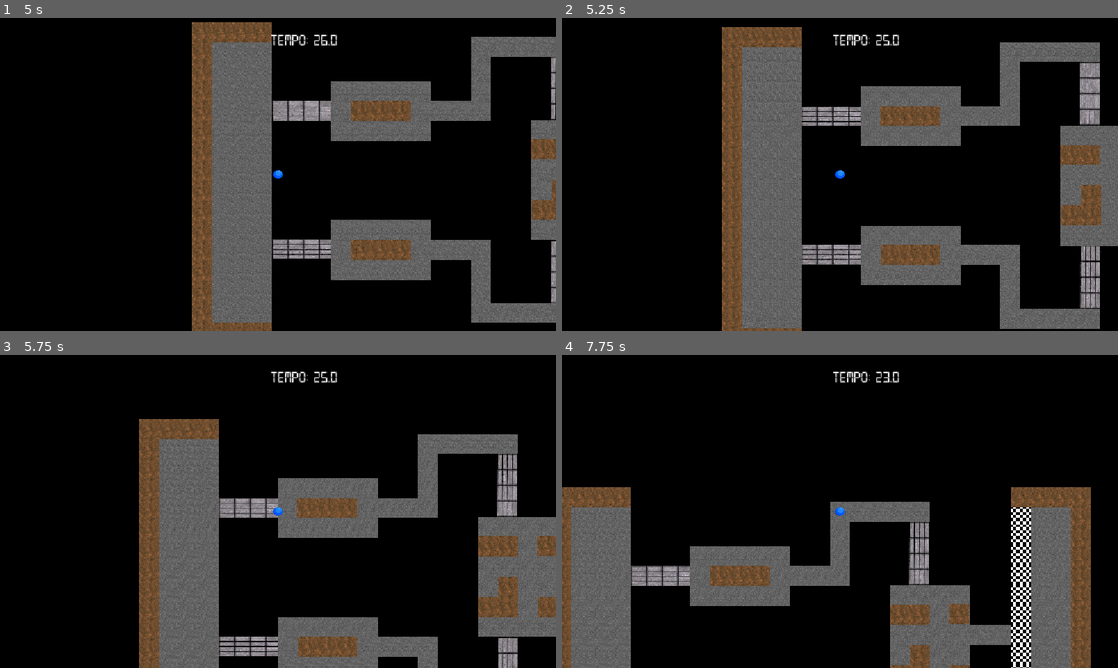
Above: before the commit, frames 1-4 (two rows, left to right).
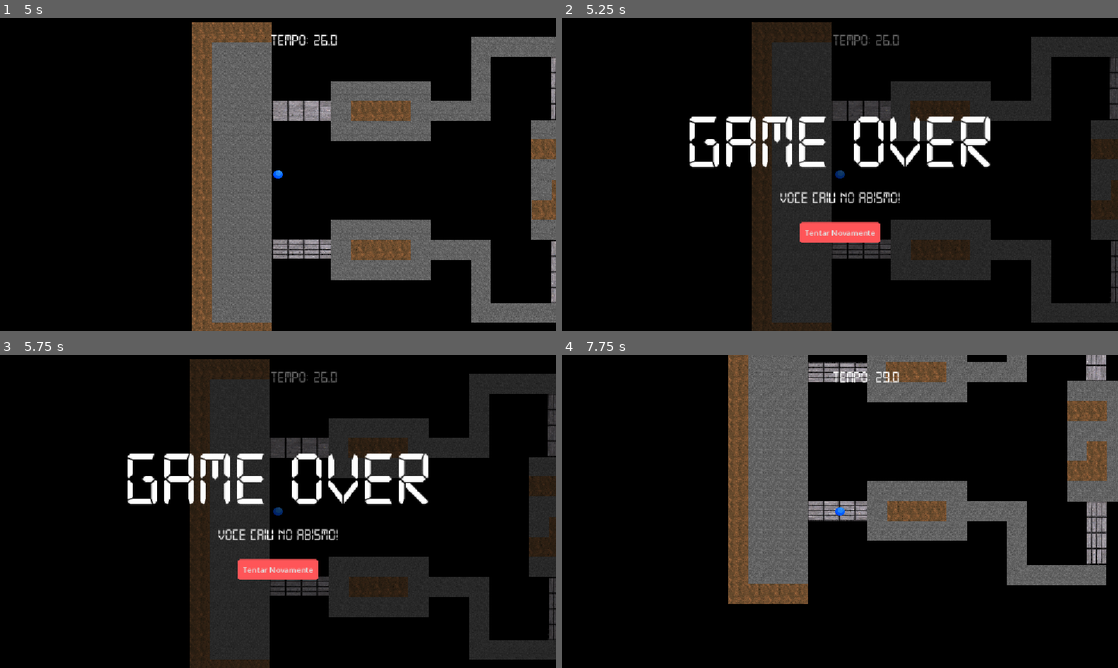
Above: after the commit, the same moments.

Repository: viniciusbaylet/DCC148-DesenvolvimentoJogos
Game: Godot game, scene res://scenes/main.tscn
Same seed, same stepped clock (60 frames per second), same inputs: the game is played once before the commit and once after it. The project has no main scene, so this scene is started directly.
Inputs (mouse positions are in pixels of both pictures, inside the frame that each line leads up to):
- Up to frame 1 (5 s): tap Enter at 0.5, 3.5 s; hold W (move_up) 0.53-2.03 s; hold A (move_left) 2.03-3.53 s; tap Space at 2.75 s; hold S (move_down) 3.53-4.28 s; hold D (move_right) from 4.28 s (still down)
- Up to frame 2 (5.25 s): release D (move_right) at 5.03 s; hold W (move_up) from 5.03 s (still down)
- Up to frame 3 (5.75 s): keep holding W (move_up)
- Up to frame 4 (7.75 s): release W (move_up) at 5.75 s; click (840, 570) at 5.75 s, where only the run after the commit has a clickable "Tentar Novamente"; hold D (move_right) from 6.53 s (still down)

Frame 1 is identical in both runs. In frame 2, 44% of the frame differs, in the area x 22-100%, y 1-100%; in frame 3, 51%; in frame 4, 45%.

Commit message:
feat: creat abyss regions

Diff:
--- /dev/null
+++ b/Trabalho1/scenes/abismo.tscn
@@ -0,0 +1,16 @@
+[gd_scene format=3 uid="uid://ca1c2yahavtjh"]
+
+[ext_resource type="Script" uid="uid://b6gujgm8361pw" path="res://scripts/abismo.gd" id="1_oad7n"]
+
+[sub_resource type="RectangleShape2D" id="RectangleShape2D_h0jfm"]
+size = Vector2(30, 46)
+
+[node name="Abismo" type="Area2D" unique_id=784958076]
+script = ExtResource("1_oad7n")
+
+[node name="Sprite2D" type="Sprite2D" parent="." unique_id=1159622532]
+
+[node name="CollisionShape2D" type="CollisionShape2D" parent="." unique_id=1087306030]
+shape = SubResource("RectangleShape2D_h0jfm")
+
+[connection signal="body_entered" from="." to="." method="_on_body_entered"]
--- a/Trabalho1/scenes/pista.tscn
+++ b/Trabalho1/scenes/pista.tscn
@@ -4,6 +4,7 @@
 [ext_resource type="PackedScene" uid="uid://ddguiwalija2c" path="res://scenes/rampa.tscn" id="2_itl16"]
 [ext_resource type="PackedScene" uid="uid://bsmx6s1uk1mub" path="res://scenes/parede.tscn" id="3_erodb"]
 [ext_resource type="PackedScene" uid="uid://ccg62hrpjsbl1" path="res://scenes/linha_chegada.tscn" id="4_itl16"]
+[ext_resource type="PackedScene" uid="uid://ca1c2yahavtjh" path="res://scenes/abismo.tscn" id="5_erodb"]
 
 [node name="Pista" type="Node2D" unique_id=1142610319]
 
@@ -704,3 +705,453 @@
 
 [node name="LinhaChegada9" parent="." unique_id=1075662700 instance=ExtResource("4_itl16")]
 position = Vector2(1037, 23)
+
+[node name="Abismo" parent="." unique_id=784958076 instance=ExtResource("5_erodb")]
+position = Vector2(176, 545)
+
+[node name="Abismo27" parent="." unique_id=1204414467 instance=ExtResource("5_erodb")]
+position = Vector2(206, 545)
+
+[node name="Abismo28" parent="." unique_id=575485743 instance=ExtResource("5_erodb")]
+position = Vector2(236, 545)
+
+[node name="Abismo29" parent="." unique_id=1185393204 instance=ExtResource("5_erodb")]
+position = Vector2(236, 591)
+
+[node name="Abismo30" parent="." unique_id=890786430 instance=ExtResource("5_erodb")]
+position = Vector2(266, 593)
+
+[node name="Abismo31" parent="." unique_id=1154947188 instance=ExtResource("5_erodb")]
+position = Vector2(296, 593)
+
+[node name="Abismo32" parent="." unique_id=668949775 instance=ExtResource("5_erodb")]
+position = Vector2(326, 593)
+
+[node name="Abismo33" parent="." unique_id=205327528 instance=ExtResource("5_erodb")]
+position = Vector2(356, 593)
+
+[node name="Abismo34" parent="." unique_id=1936939822 instance=ExtResource("5_erodb")]
+position = Vector2(386, 593)
+
+[node name="Abismo35" parent="." unique_id=1808727493 instance=ExtResource("5_erodb")]
+position = Vector2(416, 593)
+
+[node name="Abismo36" parent="." unique_id=970162047 instance=ExtResource("5_erodb")]
+position = Vector2(446, 593)
+
+[node name="Abismo37" parent="." unique_id=421271807 instance=ExtResource("5_erodb")]
+position = Vector2(476, 593)
+
+[node name="Abismo38" parent="." unique_id=1197517598 instance=ExtResource("5_erodb")]
+position = Vector2(506, 593)
+
+[node name="Abismo39" parent="." unique_id=286781556 instance=ExtResource("5_erodb")]
+position = Vector2(536, 593)
+
+[node name="Abismo43" parent="." unique_id=1198249776 instance=ExtResource("5_erodb")]
+position = Vector2(266, 363)
+
+[node name="Abismo44" parent="." unique_id=1704464351 instance=ExtResource("5_erodb")]
+position = Vector2(296, 363)
+
+[node name="Abismo45" parent="." unique_id=574866287 instance=ExtResource("5_erodb")]
+position = Vector2(326, 363)
+
+[node name="Abismo46" parent="." unique_id=796211591 instance=ExtResource("5_erodb")]
+position = Vector2(356, 363)
+
+[node name="Abismo47" parent="." unique_id=1559575270 instance=ExtResource("5_erodb")]
+position = Vector2(386, 363)
+
+[node name="Abismo48" parent="." unique_id=2061356356 instance=ExtResource("5_erodb")]
+position = Vector2(416, 363)
+
+[node name="Abismo49" parent="." unique_id=1882906711 instance=ExtResource("5_erodb")]
+position = Vector2(446, 363)
+
+[node name="Abismo50" parent="." unique_id=377712747 instance=ExtResource("5_erodb")]
+position = Vector2(476, 363)
+
+[node name="Abismo51" parent="." unique_id=678984632 instance=ExtResource("5_erodb")]
+position = Vector2(506, 363)
+
+[node name="Abismo52" parent="." unique_id=312556365 instance=ExtResource("5_erodb")]
+position = Vector2(536, 363)
+
+[node name="Abismo96" parent="." unique_id=626552943 instance=ExtResource("5_erodb")]
+position = Vector2(327, 273)
+
+[node name="Abismo97" parent="." unique_id=1082793373 instance=ExtResource("5_erodb")]
+position = Vector2(357, 273)
+
+[node name="Abismo98" parent="." unique_id=2098338888 instance=ExtResource("5_erodb")]
+position = Vector2(387, 273)
+
+[node name="Abismo99" parent="." unique_id=1835539632 instance=ExtResource("5_erodb")]
+position = Vector2(417, 273)
+
+[node name="Abismo100" parent="." unique_id=350276753 instance=ExtResource("5_erodb")]
+position = Vector2(447, 273)
+
+[node name="Abismo101" parent="." unique_id=35075793 instance=ExtResource("5_erodb")]
+position = Vector2(477, 273)
+
+[node name="Abismo102" parent="." unique_id=1140879317 instance=ExtResource("5_erodb")]
+position = Vector2(507, 273)
+
+[node name="Abismo103" parent="." unique_id=1974461247 instance=ExtResource("5_erodb")]
+position = Vector2(537, 273)
+
+[node name="Abismo104" parent="." unique_id=1436774977 instance=ExtResource("5_erodb")]
+position = Vector2(541, 227)
+
+[node name="Abismo105" parent="." unique_id=1249115930 instance=ExtResource("5_erodb")]
+position = Vector2(571, 227)
+
+[node name="Abismo56" parent="." unique_id=2025914532 instance=ExtResource("5_erodb")]
+position = Vector2(266, 49)
+
+[node name="Abismo57" parent="." unique_id=453616351 instance=ExtResource("5_erodb")]
+position = Vector2(296, 49)
+
+[node name="Abismo58" parent="." unique_id=1266770515 instance=ExtResource("5_erodb")]
+position = Vector2(326, 49)
+
+[node name="Abismo59" parent="." unique_id=1931498922 instance=ExtResource("5_erodb")]
+position = Vector2(356, 49)
+
+[node name="Abismo60" parent="." unique_id=1877195563 instance=ExtResource("5_erodb")]
+position = Vector2(386, 49)
+
+[node name="Abismo61" parent="." unique_id=185019572 instance=ExtResource("5_erodb")]
+position = Vector2(416, 49)
+
+[node name="Abismo62" parent="." unique_id=1120078265 instance=ExtResource("5_erodb")]
+position = Vector2(446, 49)
+
+[node name="Abismo63" parent="." unique_id=1127125611 instance=ExtResource("5_erodb")]
+position = Vector2(476, 49)
+
+[node name="Abismo64" parent="." unique_id=1348780045 instance=ExtResource("5_erodb")]
+position = Vector2(506, 49)
+
+[node name="Abismo65" parent="." unique_id=1229917572 instance=ExtResource("5_erodb")]
+position = Vector2(536, 49)
+
+[node name="Abismo71" parent="." unique_id=549360629 instance=ExtResource("5_erodb")]
+position = Vector2(541, 95)
+
+[node name="Abismo72" parent="." unique_id=620937925 instance=ExtResource("5_erodb")]
+position = Vector2(561, 95)
+
+[node name="Abismo73" parent="." unique_id=419407987 instance=ExtResource("5_erodb")]
+position = Vector2(561, 49)
+
+[node name="Abismo74" parent="." unique_id=1576043718 instance=ExtResource("5_erodb")]
+position = Vector2(561, 3)
+
+[node name="Abismo75" parent="." unique_id=2119188109 instance=ExtResource("5_erodb")]
+position = Vector2(561, -43)
+
+[node name="Abismo76" parent="." unique_id=698796808 instance=ExtResource("5_erodb")]
+position = Vector2(591, -56)
+
+[node name="Abismo77" parent="." unique_id=2016849519 instance=ExtResource("5_erodb")]
+position = Vector2(621, -56)
+
+[node name="Abismo78" parent="." unique_id=1898596889 instance=ExtResource("5_erodb")]
+position = Vector2(651, -56)
+
+[node name="Abismo79" parent="." unique_id=552175680 instance=ExtResource("5_erodb")]
+position = Vector2(681, -56)
+
+[node name="Abismo80" parent="." unique_id=2087351093 instance=ExtResource("5_erodb")]
+position = Vector2(711, -56)
+
+[node name="Abismo81" parent="." unique_id=74867101 instance=ExtResource("5_erodb")]
+position = Vector2(741, -56)
+
+[node name="Abismo82" parent="." unique_id=145124329 instance=ExtResource("5_erodb")]
+position = Vector2(771, -56)
+
+[node name="Abismo83" parent="." unique_id=829134533 instance=ExtResource("5_erodb")]
+position = Vector2(801, -56)
+
+[node name="Abismo84" parent="." unique_id=808796870 instance=ExtResource("5_erodb")]
+position = Vector2(831, -56)
+
+[node name="Abismo85" parent="." unique_id=411444149 instance=ExtResource("5_erodb")]
+position = Vector2(861, -56)
+
+[node name="Abismo131" parent="." unique_id=1909745431 instance=ExtResource("5_erodb")]
+position = Vector2(650, 690)
+
+[node name="Abismo132" parent="." unique_id=1808345759 instance=ExtResource("5_erodb")]
+position = Vector2(680, 690)
+
+[node name="Abismo133" parent="." unique_id=360591988 instance=ExtResource("5_erodb")]
+position = Vector2(710, 690)
+
+[node name="Abismo134" parent="." unique_id=92841435 instance=ExtResource("5_erodb")]
+position = Vector2(740, 690)
+
+[node name="Abismo135" parent="." unique_id=1556779720 instance=ExtResource("5_erodb")]
+position = Vector2(770, 690)
+
+[node name="Abismo136" parent="." unique_id=552377436 instance=ExtResource("5_erodb")]
+position = Vector2(800, 690)
+
+[node name="Abismo137" parent="." unique_id=1264655995 instance=ExtResource("5_erodb")]
+position = Vector2(830, 690)
+
+[node name="Abismo138" parent="." unique_id=808344099 instance=ExtResource("5_erodb")]
+position = Vector2(860, 690)
+
+[node name="Abismo139" parent="." unique_id=1112445521 instance=ExtResource("5_erodb")]
+position = Vector2(866, 657)
+
+[node name="Abismo2" parent="." unique_id=90997205 instance=ExtResource("5_erodb")]
+position = Vector2(176, 591)
+
+[node name="Abismo3" parent="." unique_id=1579459743 instance=ExtResource("5_erodb")]
+position = Vector2(176, 637)
+
+[node name="Abismo12" parent="." unique_id=342070673 instance=ExtResource("5_erodb")]
+position = Vector2(866, 533)
+
+[node name="Abismo140" parent="." unique_id=1955849642 instance=ExtResource("5_erodb")]
+position = Vector2(866, 501)
+
+[node name="Abismo141" parent="." unique_id=1531627301 instance=ExtResource("5_erodb")]
+position = Vector2(896, 501)
+
+[node name="Abismo142" parent="." unique_id=859420504 instance=ExtResource("5_erodb")]
+position = Vector2(926, 501)
+
+[node name="Abismo143" parent="." unique_id=145022541 instance=ExtResource("5_erodb")]
+position = Vector2(956, 501)
+
+[node name="Abismo144" parent="." unique_id=1027392445 instance=ExtResource("5_erodb")]
+position = Vector2(959, 455)
+
+[node name="Abismo145" parent="." unique_id=570371097 instance=ExtResource("5_erodb")]
+position = Vector2(959, 409)
+
+[node name="Abismo146" parent="." unique_id=792881079 instance=ExtResource("5_erodb")]
+position = Vector2(959, 363)
+
+[node name="Abismo147" parent="." unique_id=814263238 instance=ExtResource("5_erodb")]
+position = Vector2(989, 363)
+
+[node name="Abismo148" parent="." unique_id=78053472 instance=ExtResource("5_erodb")]
+position = Vector2(998, 363)
+
+[node name="Abismo13" parent="." unique_id=579158021 instance=ExtResource("5_erodb")]
+position = Vector2(866, 579)
+
+[node name="Abismo14" parent="." unique_id=1597159859 instance=ExtResource("5_erodb")]
+position = Vector2(866, 625)
+
+[node name="Abismo15" parent="." unique_id=526336972 instance=ExtResource("5_erodb")]
+position = Vector2(862, 11)
+
+[node name="Abismo16" parent="." unique_id=402661140 instance=ExtResource("5_erodb")]
+position = Vector2(862, 57)
+
+[node name="Abismo17" parent="." unique_id=1411952580 instance=ExtResource("5_erodb")]
+position = Vector2(862, 103)
+
+[node name="Abismo86" parent="." unique_id=1538632976 instance=ExtResource("5_erodb")]
+position = Vector2(862, 138)
+
+[node name="Abismo87" parent="." unique_id=1433798421 instance=ExtResource("5_erodb")]
+position = Vector2(892, 138)
+
+[node name="Abismo88" parent="." unique_id=1227997010 instance=ExtResource("5_erodb")]
+position = Vector2(922, 138)
+
+[node name="Abismo89" parent="." unique_id=1683316647 instance=ExtResource("5_erodb")]
+position = Vector2(956, 185)
+
+[node name="Abismo90" parent="." unique_id=809510457 instance=ExtResource("5_erodb")]
+position = Vector2(956, 227)
+
+[node name="Abismo91" parent="." unique_id=1770906042 instance=ExtResource("5_erodb")]
+position = Vector2(986, 227)
+
+[node name="Abismo149" parent="." unique_id=1367899153 instance=ExtResource("5_erodb")]
+position = Vector2(999, 227)
+
+[node name="Abismo18" parent="." unique_id=861307937 instance=ExtResource("5_erodb")]
+position = Vector2(677, 77)
+
+[node name="Abismo109" parent="." unique_id=269596238 instance=ExtResource("5_erodb")]
+position = Vector2(707, 77)
+
+[node name="Abismo110" parent="." unique_id=2113053053 instance=ExtResource("5_erodb")]
+position = Vector2(737, 77)
+
+[node name="Abismo111" parent="." unique_id=1681887279 instance=ExtResource("5_erodb")]
+position = Vector2(746, 77)
+
+[node name="Abismo112" parent="." unique_id=1842004046 instance=ExtResource("5_erodb")]
+position = Vector2(746, 123)
+
+[node name="Abismo113" parent="." unique_id=1049061466 instance=ExtResource("5_erodb")]
+position = Vector2(746, 137)
+
+[node name="Abismo114" parent="." unique_id=280920266 instance=ExtResource("5_erodb")]
+position = Vector2(700, 176)
+
+[node name="Abismo115" parent="." unique_id=749806717 instance=ExtResource("5_erodb")]
+position = Vector2(700, 222)
+
+[node name="Abismo116" parent="." unique_id=827801781 instance=ExtResource("5_erodb")]
+position = Vector2(700, 268)
+
+[node name="Abismo117" parent="." unique_id=1160465962 instance=ExtResource("5_erodb")]
+position = Vector2(700, 360)
+
+[node name="Abismo119" parent="." unique_id=1385636295 instance=ExtResource("5_erodb")]
+position = Vector2(700, 406)
+
+[node name="Abismo120" parent="." unique_id=1601312992 instance=ExtResource("5_erodb")]
+position = Vector2(700, 452)
+
+[node name="Abismo121" parent="." unique_id=1734311241 instance=ExtResource("5_erodb")]
+position = Vector2(732, 500)
+
+[node name="Abismo122" parent="." unique_id=1071416046 instance=ExtResource("5_erodb")]
+position = Vector2(740, 500)
+
+[node name="Abismo123" parent="." unique_id=1753669572 instance=ExtResource("5_erodb")]
+position = Vector2(740, 546)
+
+[node name="Abismo124" parent="." unique_id=431593317 instance=ExtResource("5_erodb")]
+position = Vector2(707, 559)
+
+[node name="Abismo125" parent="." unique_id=1415781309 instance=ExtResource("5_erodb")]
+position = Vector2(737, 559)
+
+[node name="Abismo126" parent="." unique_id=315287847 instance=ExtResource("5_erodb")]
+position = Vector2(740, 560)
+
+[node name="Abismo118" parent="." unique_id=401195519 instance=ExtResource("5_erodb")]
+position = Vector2(700, 314)
+
+[node name="Abismo19" parent="." unique_id=1811982013 instance=ExtResource("5_erodb")]
+position = Vector2(677, 123)
+
+[node name="Abismo20" parent="." unique_id=354828686 instance=ExtResource("5_erodb")]
+position = Vector2(677, 169)
+
+[node name="Abismo21" parent="." unique_id=1108651260 instance=ExtResource("5_erodb")]
+position = Vector2(677, 467)
+
+[node name="Abismo22" parent="." unique_id=1053417455 instance=ExtResource("5_erodb")]
+position = Vector2(677, 513)
+
+[node name="Abismo23" parent="." unique_id=211324315 instance=ExtResource("5_erodb")]
+position = Vector2(677, 559)
+
+[node name="Abismo24" parent="." unique_id=734662193 instance=ExtResource("5_erodb")]
+position = Vector2(560, 593)
+
+[node name="Abismo127" parent="." unique_id=1698392038 instance=ExtResource("5_erodb")]
+position = Vector2(560, 639)
+
+[node name="Abismo128" parent="." unique_id=1260388520 instance=ExtResource("5_erodb")]
+position = Vector2(560, 685)
+
+[node name="Abismo129" parent="." unique_id=1736244307 instance=ExtResource("5_erodb")]
+position = Vector2(590, 690)
+
+[node name="Abismo130" parent="." unique_id=282294416 instance=ExtResource("5_erodb")]
+position = Vector2(620, 690)
+
+[node name="Abismo69" parent="." unique_id=1326659784 instance=ExtResource("5_erodb")]
+position = Vector2(560, 547)
+
+[node name="Abismo25" parent="." unique_id=1460349958 instance=ExtResource("5_erodb")]
+position = Vector2(543, 409)
+
+[node name="Abismo66" parent="." unique_id=946430355 instance=ExtResource("5_erodb")]
+position = Vector2(573, 409)
+
+[node name="Abismo67" parent="." unique_id=1113672871 instance=ExtResource("5_erodb")]
+position = Vector2(603, 409)
+
+[node name="Abismo68" parent="." unique_id=468923795 instance=ExtResource("5_erodb")]
+position = Vector2(633, 409)
+
+[node name="Abismo70" parent="." unique_id=1962041037 instance=ExtResource("5_erodb")]
+position = Vector2(663, 409)
+
+[node name="Abismo106" parent="." unique_id=1239219756 instance=ExtResource("5_erodb")]
+position = Vector2(601, 227)
+
+[node name="Abismo107" parent="." unique_id=779125684 instance=ExtResource("5_erodb")]
+position = Vector2(631, 227)
+
+[node name="Abismo108" parent="." unique_id=1285424783 instance=ExtResource("5_erodb")]
+position = Vector2(661, 227)
+
+[node name="Abismo26" parent="." unique_id=2071569432 instance=ExtResource("5_erodb")]
+position = Vector2(542, 547)
+
+[node name="Abismo9" parent="." unique_id=653340351 instance=ExtResource("5_erodb")]
+position = Vector2(176, 3)
+
+[node name="Abismo10" parent="." unique_id=1640186175 instance=ExtResource("5_erodb")]
+position = Vector2(176, 49)
+
+[node name="Abismo11" parent="." unique_id=1331485015 instance=ExtResource("5_erodb")]
+position = Vector2(176, 95)
+
+[node name="Abismo53" parent="." unique_id=715752707 instance=ExtResource("5_erodb")]
+position = Vector2(206, 95)
+
+[node name="Abismo54" parent="." unique_id=57122954 instance=ExtResource("5_erodb")]
+position = Vector2(236, 95)
+
+[node name="Abismo55" parent="." unique_id=831893503 instance=ExtResource("5_erodb")]
+position = Vector2(236, 49)
+
+[node name="Abismo4" parent="." unique_id=535299175 instance=ExtResource("5_erodb")]
+position = Vector2(176, 317)
+
+[node name="Abismo7" parent="." unique_id=256502800 instance=ExtResource("5_erodb")]
+position = Vector2(176, 271)
+
+[node name="Abismo8" parent="." unique_id=1004318883 instance=ExtResource("5_erodb")]
+position = Vector2(176, 225)
+
+[node name="Abismo92" parent="." unique_id=1708856062 instance=ExtResource("5_erodb")]
+position = Vector2(206, 225)
+
+[node name="Abismo93" parent="." unique_id=408980866 instance=ExtResource("5_erodb")]
+position = Vector2(236, 225)
+
+[node name="Abismo94" parent="." unique_id=15055964 instance=ExtResource("5_erodb")]
+position = Vector2(267, 273)
+
+[node name="Abismo150" parent="." unique_id=384062641 instance=ExtResource("5_erodb")]
+position = Vector2(237, 273)
+
+[node name="Abismo95" parent="." unique_id=138134975 instance=ExtResource("5_erodb")]
+position = Vector2(297, 273)
+
+[node name="Abismo5" parent="." unique_id=1770491372 instance=ExtResource("5_erodb")]
+position = Vector2(176, 363)
+
+[node name="Abismo6" parent="." unique_id=184763517 instance=ExtResource("5_erodb")]
+position = Vector2(176, 409)
+
+[node name="Abismo40" parent="." unique_id=337651416 instance=ExtResource("5_erodb")]
+position = Vector2(206, 409)
+
+[node name="Abismo41" parent="." unique_id=847446226 instance=ExtResource("5_erodb")]
+position = Vector2(236, 409)
+
+[node name="Abismo42" parent="." unique_id=1073867631 instance=ExtResource("5_erodb")]
+position = Vector2(236, 363)
--- /dev/null
+++ b/Trabalho1/scripts/abismo.gd
@@ -0,0 +1,28 @@
+extends Area2D
+
+
+# Called when the node enters the scene tree for the first time.
+func _ready() -> void:
+	pass # Replace with function body.
+
+
+# Called every frame. 'delta' is the elapsed time since the previous frame.
+func _process(delta: float) -> void:
+	pass
+
+
+func _on_body_entered(body: Node2D) -> void:
+	if body.name == "Player":
+		var main_node = get_tree().current_scene
+
+		if main_node:
+			# Pega o nó CanvasLayer "Tempo" e depois pega o "Timer" que está dentro dele
+			var node_tempo = main_node.get_node_or_null("Tempo")
+			var timer = node_tempo.get_node_or_null("Timer") if node_tempo else null
+			var tela_final = main_node.get_node_or_null("Final")
+
+			if timer and not timer.is_stopped() and timer.time_left > 0:
+				timer.stop()
+
+				if tela_final:
+					tela_final.mostrar_final("Game Over", "Voce caiu no abismo!", "Tentar Novamente")
Not shown, added: Trabalho1/scripts/abismo.gd.uid
